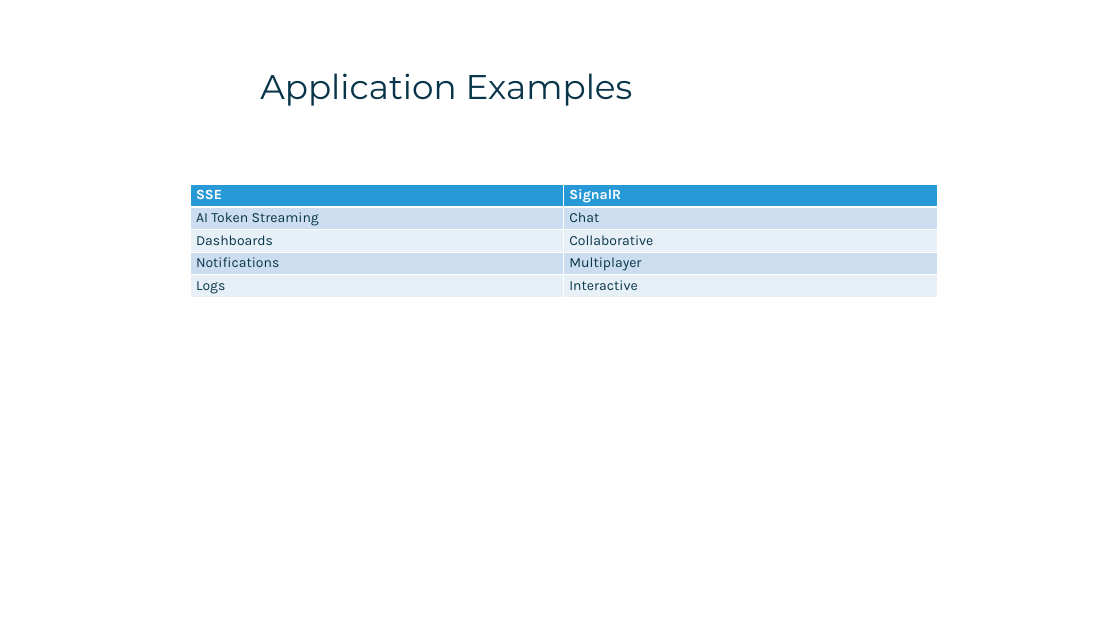
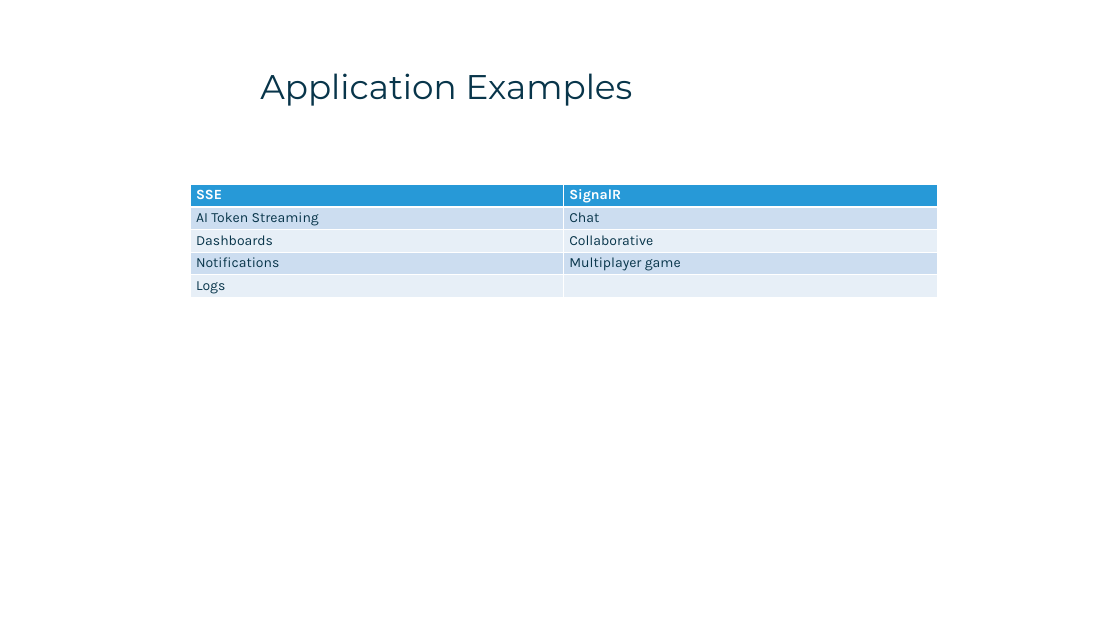
Before and after one commit to tiger4589/sse-signalr-demo, a slide deck: slide 10 of SSE vs SignalR.pptx. Drawn at 1120x630 pixels with LibreOffice and Linux fonts; fonts in the diff are those of the drawing; background and template pictures are left out. Boxes give left, top, right and bottom in pixels: in the first picture for what was removed or moved away, otherwise in the second. Text is boxed around its words. In the diff, an @@ line names an element or a change of style, - is before the commit and + after.

```diff
--- a/SSE vs SignalR.pptx
+++ b/SSE vs SignalR.pptx
@@ table at (190,184,937,298) @@
-row 4, column 2: Multiplayer
+row 4, column 2: Multiplayer game
-row 5, column 2: Interactive
+row 5, column 2: 
```
Also in this commit, not shown: 4 other slides changed.
